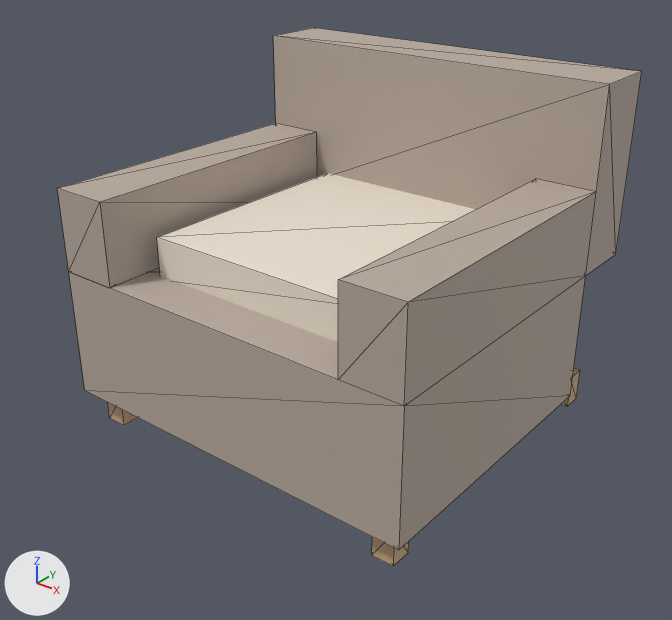
The glTF model storage/picture/mocan-76.glb as it was, and as the next commit left it.
Both versions are drawn from a 50 mm lens placed at (1.19, -1.532, 1.205), pointed at (0.017, -0.066, 0.296). The axes (+X, +Y, +Z) are drawn at lower left. The lights are the same throughout. The first picture is the older version. Mesh edges are drawn as thin lines. Vertices at exactly the same position are counted once.

The scene before the commit, as lines of its bpy script (objects in view):
```python
me_mesh_0 = bpy.data.meshes.new('Mesh_0')
me_mesh_0.from_pydata(...)  # 66 vertices, 108 faces; spans x -0.45..0.45, y -0.425..0.425, z 0.0..0.8
# faces by material slot: [48, 48, 12]
me_mesh_0.materials.append(mat_wood)  # beige #cead86
me_mesh_0.materials.append(mat_fabric)  # grey #b8aa9e
me_mesh_0.materials.append(mat_cushion)  # pale yellow #efe5d4
ob_furniture = bpy.data.objects.new('furniture', me_mesh_0)
ob_furniture.location = (0.0, 0.0, 0.0)
```
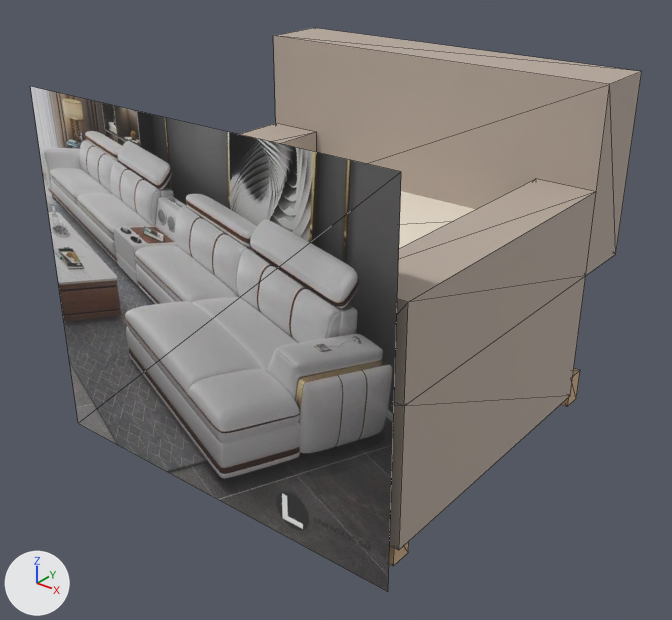
Pixel boxes [x1, y1, x2, y2] of what changed, in the pictures (672 x 620 px):
'furniture', reshaped: before [57, 28, 642, 566]; after [30, 28, 642, 592]
part 1 of me_mesh_0, added: after [30, 86, 401, 592]

Diff of the bpy script that builds the scene:
```diff
--- a/storage/picture/mocan-76.glb.py
+++ b/storage/picture/mocan-76.glb.py
@@ img_image_0 @@
+img_image_0 = load_image('Image_0', '_unpacked/Image_0', 750, 750, 'sRGB')
@@ mat_photo @@
+mat_photo = principled_material('photo')
+mat_photo.texture = img_image_0
+mat_photo.roughness = 0.85
@@ me_mesh_0 @@
 # used by ob_furniture; location = (0.0, 0.0, 0.0)
 # verts and faces of me_mesh_0; kept vertices keep their numbers, new ones are numbered from 66
-me_mesh_0.from_pydata(...)  # 66 vertices, 108 faces; spans x -0.45..0.45, y -0.425..0.425, z 0.0..0.8
+me_mesh_0.from_pydata(...)  # 70 vertices, 110 faces; spans x -0.45..0.45, y -0.455..0.425, z 0.0..0.8
+# me_mesh_0 part 1
+verts[66] = (-0.45, -0.455, 0.004)  # pixel (78, 423)
+verts[67] = (0.45, -0.455, 0.004)  # pixel (388, 591)
+verts[68] = (0.45, -0.455, 0.796)  # pixel (401, 171)
+verts[69] = (-0.45, -0.455, 0.796)  # pixel (30, 86)
+faces += [(66, 67, 68), (66, 68, 69)]  # mat_photo (picture img_image_0)
 me_mesh_0.materials.append(mat_wood)
@@ me_mesh_0 @@
 me_mesh_0.materials.append(mat_cushion)
+me_mesh_0.materials.append(mat_photo)  # picture img_image_0
```
